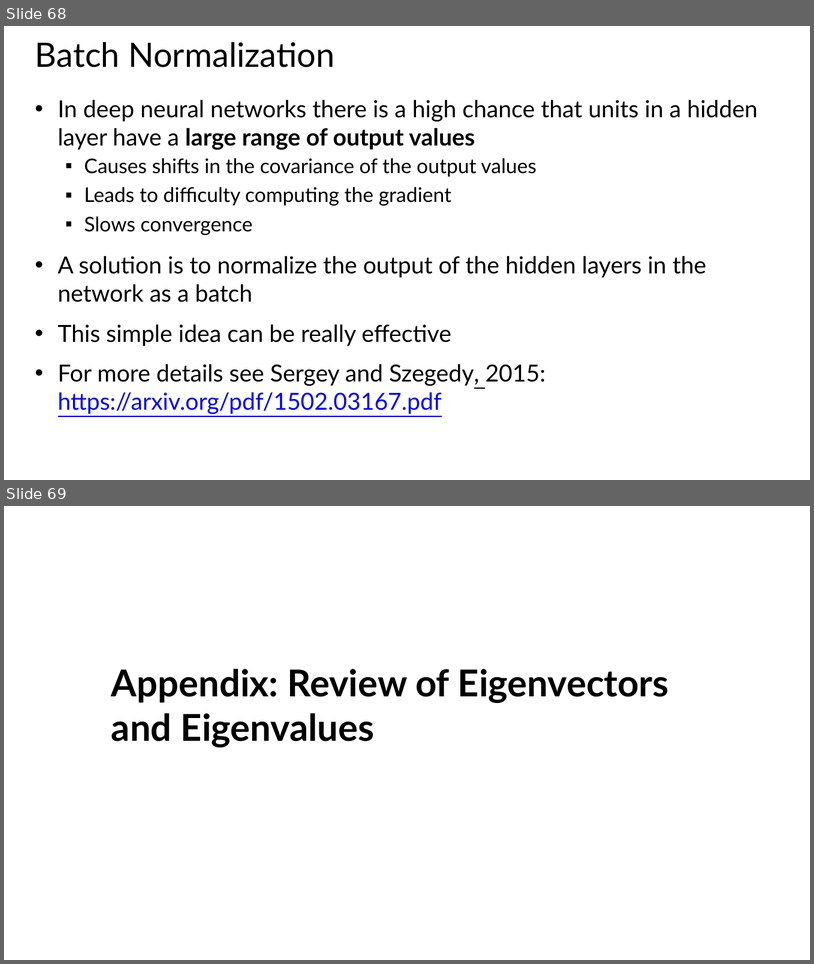
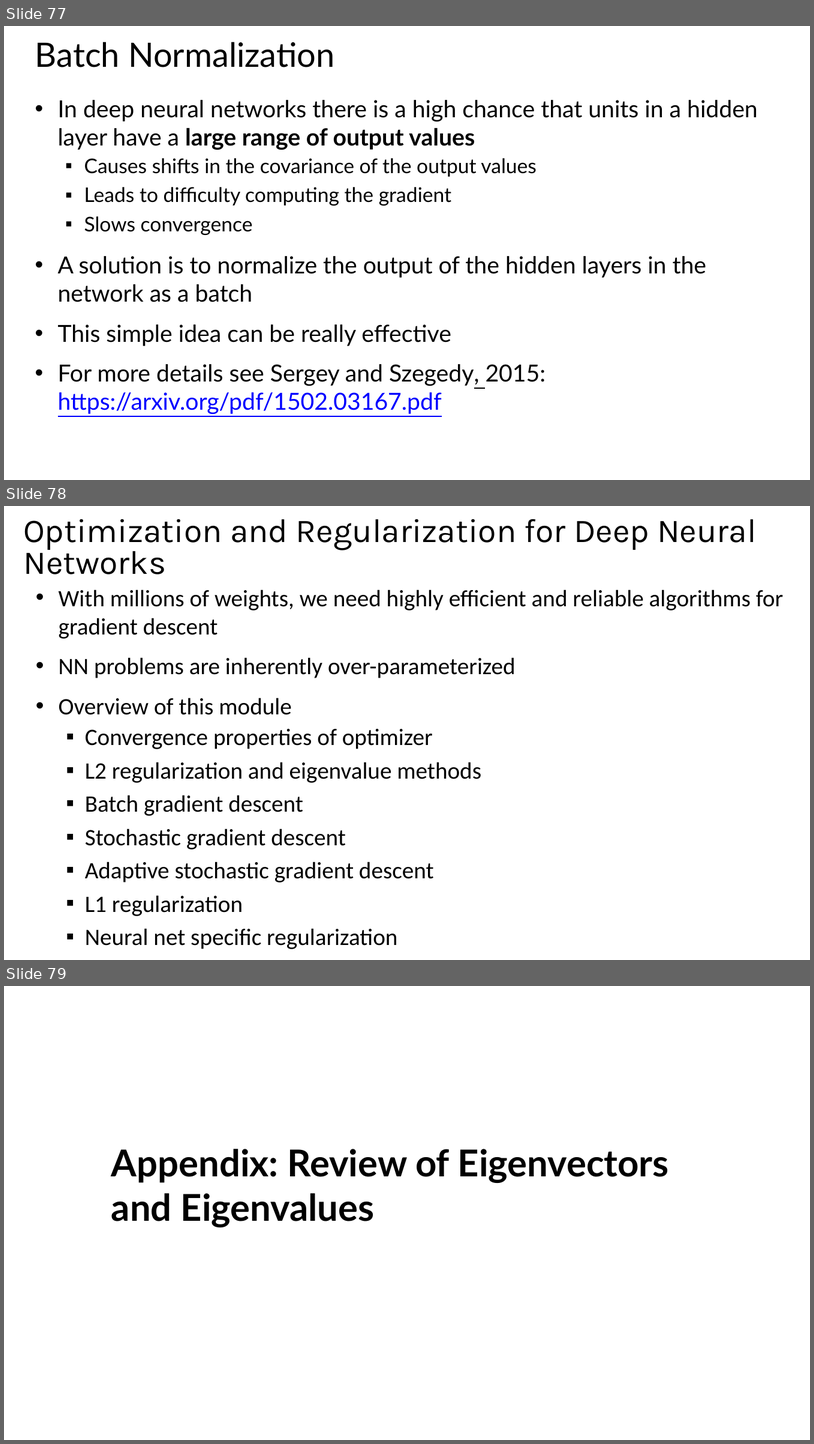
Before and after one commit to StephenElston/MachineLearning530, a slide deck: Lesson4/4_OptimizationRegularization.pptx. Shown one above the other, each under a label of ours: slides 68 and 69 before the commit, slides 77, 78 and 79 after it. The pictures are 814x964 and 814x1444 pixels, drawn with LibreOffice and Linux fonts; fonts in the diff are those of the drawing. Boxes give left, top, right and bottom in pixels: in the first picture for what was removed or moved away, otherwise in the second. Text is boxed around its words. In the diff, an @@ line names an element or a change of style, - is before the commit and + after.

Commit message:
Added slides

```diff
--- a/Lesson4/4_OptimizationRegularization.pptx
+++ b/Lesson4/4_OptimizationRegularization.pptx
@@ slide 78 added at (x1=4, y1=506, x2=810, y2=960), background #FFFFFF @@
@@ title added at (x1=23, y1=519, x2=757, y2=574), 39.6 pt, text #000000 @@
+Optimization and Regularization for Deep Neural Networks
@@ text added at (x1=59, y1=589, x2=783, y2=949), 28 pt, text #000000 @@
+• With millions of weights, we need highly efficient and reliable algorithms for gradient descent
+• NN problems are inherently over-parameterized
+• Overview of this module
+  ▪ Convergence properties of optimizer
+  ▪ L2 regularization and eigenvalue methods
+  ▪ Batch gradient descent
+  ▪ Stochastic gradient descent
+  ▪ Adaptive stochastic gradient descent
+  ▪ L1 regularization
+  ▪ Neural net specific regularization
@@ what was slide 68 is now slide 77 @@
@@ what was slide 69 is now slide 79 @@
```
Also in this commit, not shown: 9 other slides added.
